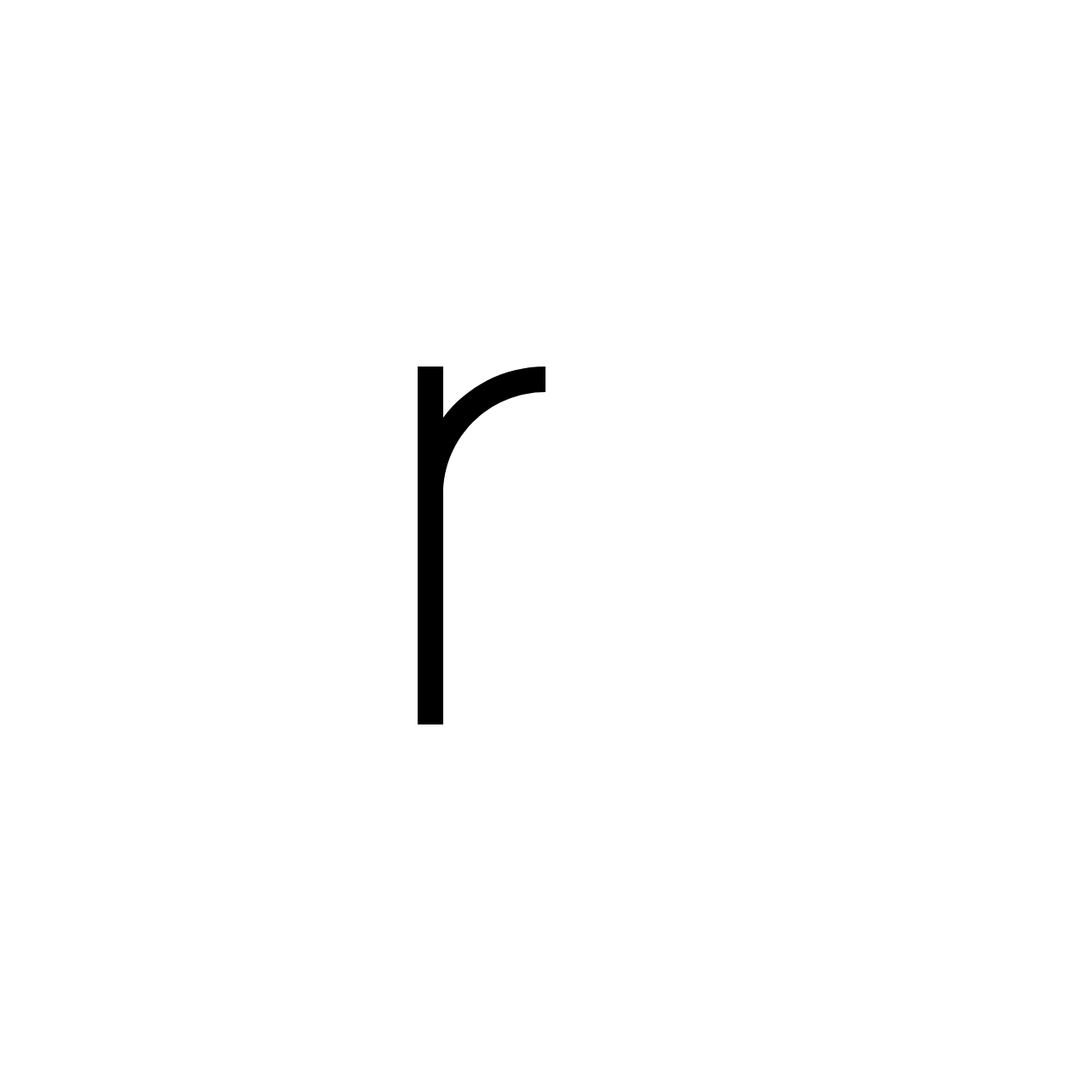
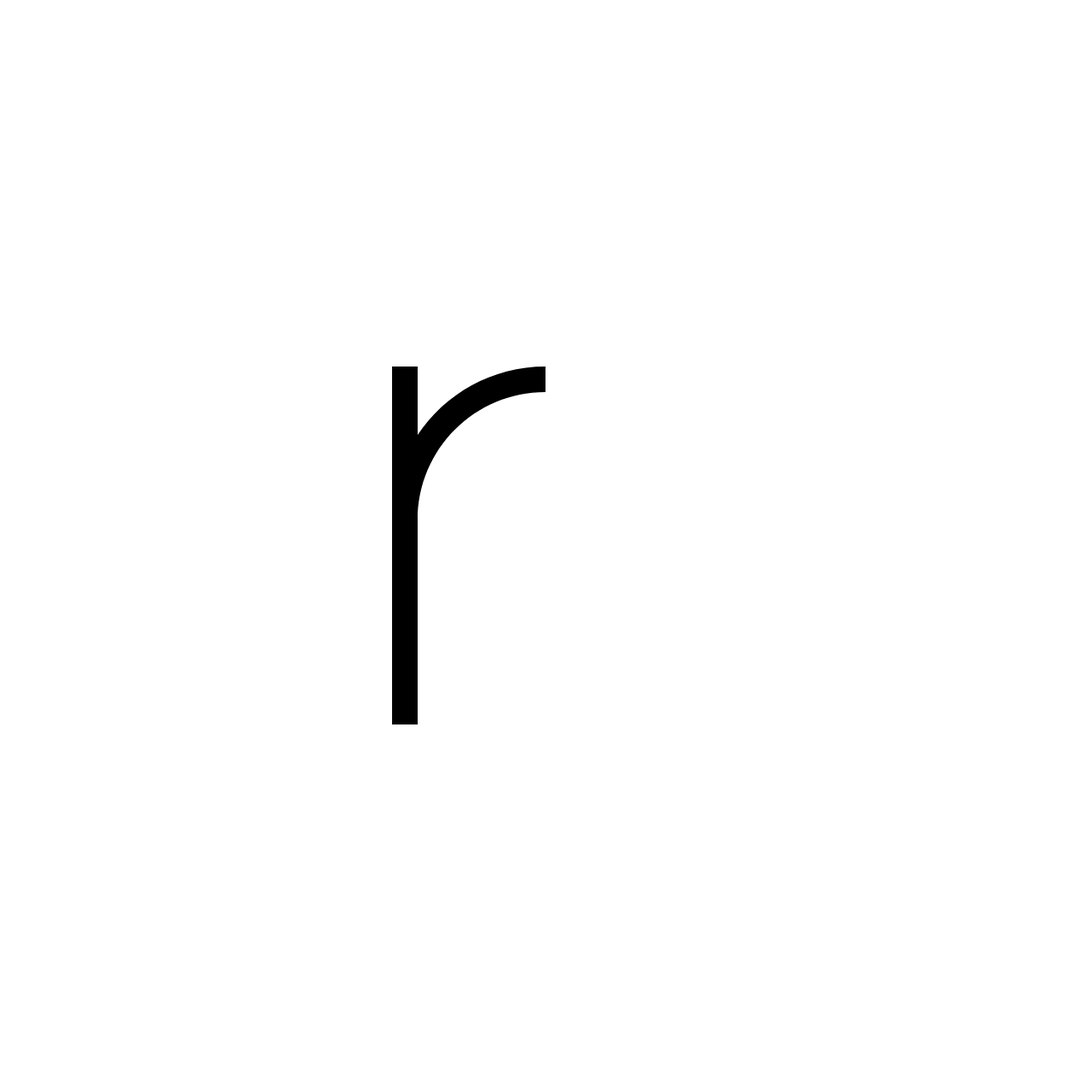
Two versions of the same layered image (1091px x 1091px). Layer-by-layer changes:
pixels changed over [392, 366, 545, 725] (layer not identified)
